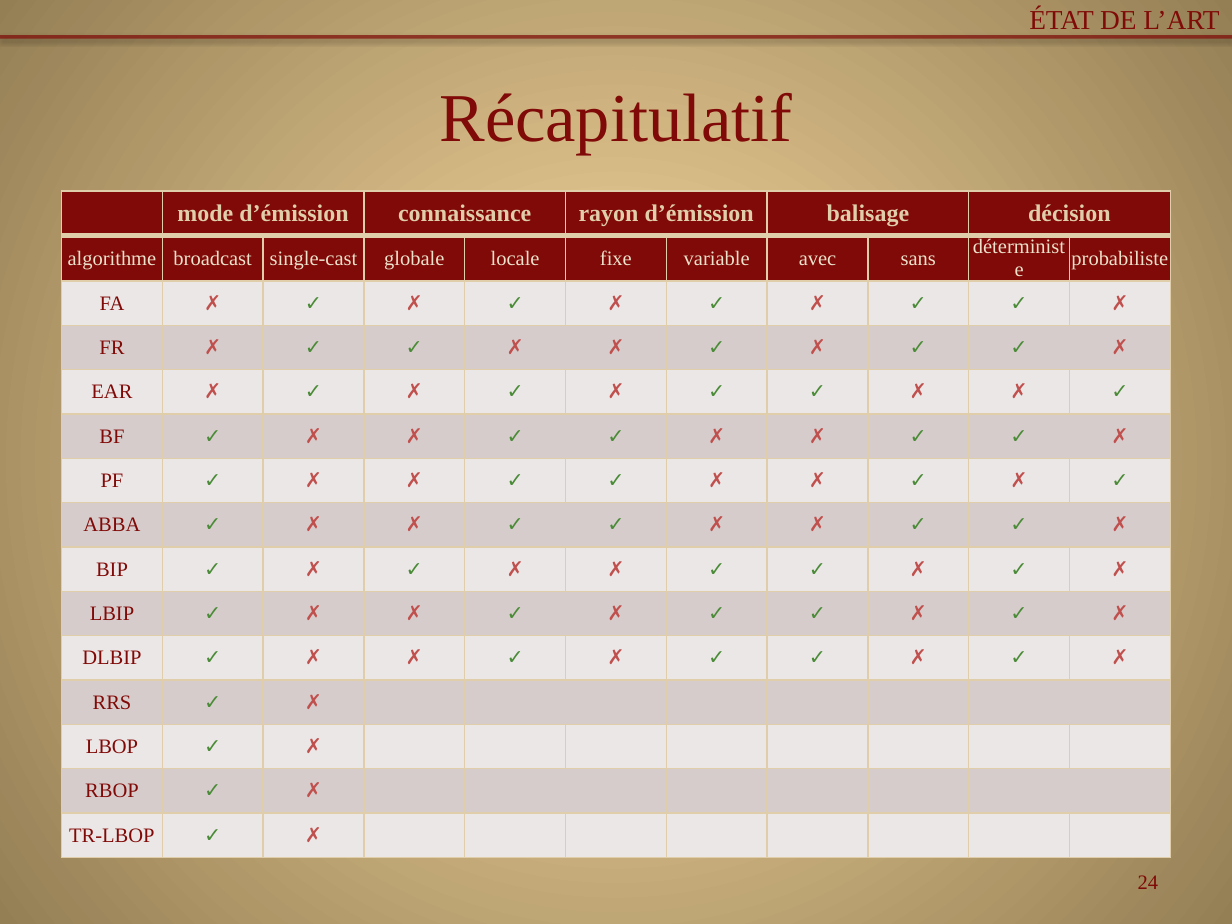
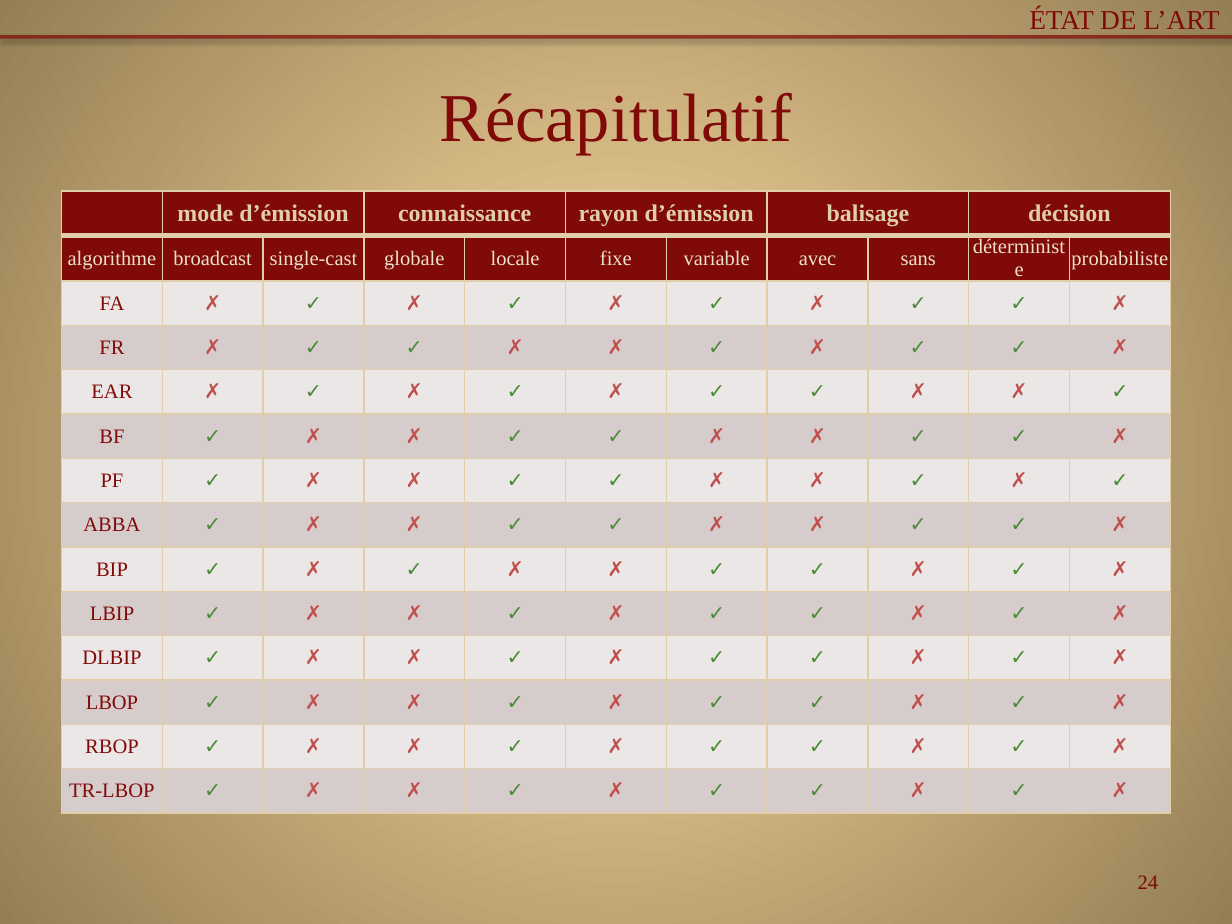
Before and after one commit to Patre/Energy-saving-in-sensors--networks, a slide deck: slide 24 of Redaction/pres.pptx. Drawn at 1232x924 pixels with LibreOffice and Linux fonts; fonts in the diff are those of the drawing. Boxes give left, top, right and bottom in pixels: in the first picture for what was removed or moved away, otherwise in the second. Text is boxed around its words. In the diff, an @@ line names an element or a change of style, - is before the commit and + after.

```diff
--- a/Redaction/pres.pptx
+++ b/Redaction/pres.pptx
@@ table at (x1=62, y1=191, x2=1173, y2=812) @@
-row 12: RRS | ✓ | ✗ |  |  |  |  |  |  |  | 
-row 13: LBOP | ✓ | ✗ |  |  |  |  |  |  |  | 
-row 14: RBOP | ✓ | ✗ |  |  |  |  |  |  |  | 
-row 15: TR-LBOP | ✓ | ✗ |  |  |  |  |  |  |  | 
+row 12: LBOP | ✓ | ✗ | ✗ | ✓ | ✗ | ✓ | ✓ | ✗ | ✓ | ✗
+row 13: RBOP | ✓ | ✗ | ✗ | ✓ | ✗ | ✓ | ✓ | ✗ | ✓ | ✗
+row 14: TR-LBOP | ✓ | ✗ | ✗ | ✓ | ✗ | ✓ | ✓ | ✗ | ✓ | ✗
```
Also in this commit, not shown: 1 other slide changed.
